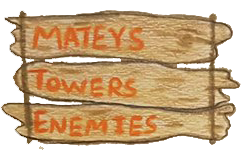
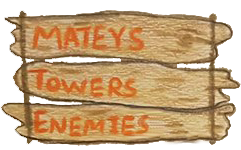
Layers edited between the first and the second 241 × 150 image:
painted on "Layer 1" over [39, 106, 214, 150]
